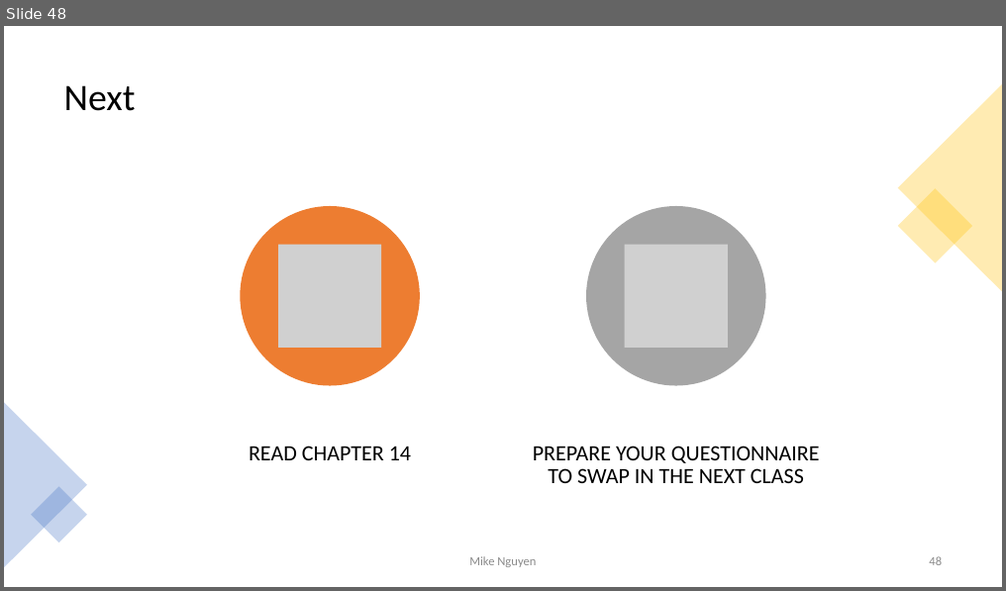
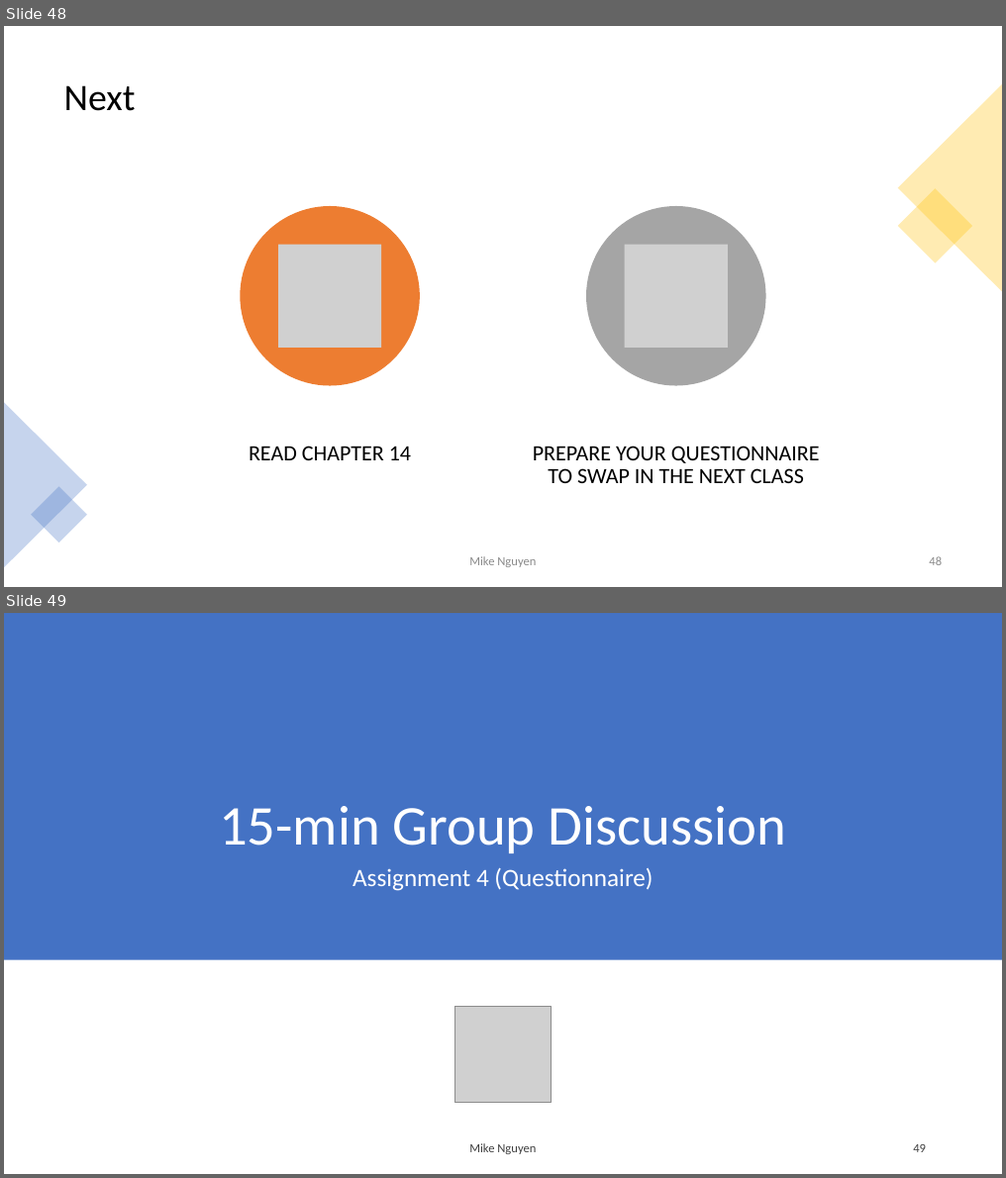
Before and after one commit to mikenguyen13/mar4050, a slide deck: lectures/6/1_Designing the Data Collection Form for Communication Data.pptx. Shown one above the other, each under a label of ours: slide 48 before the commit, slides 48 and 49 after it. The pictures are 1006x591 and 1006x1178 pixels, drawn with LibreOffice and Linux fonts; fonts in the diff are those of the drawing; grey boxes stand for pictures. Boxes give left, top, right and bottom in pixels: in the first picture for what was removed or moved away, otherwise in the second. Text is boxed around its words. In the diff, an @@ line names an element or a change of style, - is before the commit and + after.

```diff
--- a/lectures/6/1_Designing the Data Collection Form for Communication Data.pptx
+++ b/lectures/6/1_Designing the Data Collection Form for Communication Data.pptx
@@ slide 49 added at [4,613,1002,1174], background #FFFFFF @@
@@ rectangle added at [4,613,1002,960], fill #4472C4 @@
@@ title added at [219,806,787,854], 54 pt, text #FFFFFF @@
+15-min Group Discussion
@@ text added at [352,868,652,891], 24 pt, text #FFFFFF @@
+Assignment 4 (Questionnaire)
@@ picture added at [454,1007,551,1103] @@
@@ text added at [469,1144,536,1155], 12 pt, text #404040 @@
+Mike Nguyen
@@ page number added at [913,1145,926,1153], 12 pt, text #404040 @@
+49
```
Also in this commit, not shown: 1 slide changed, 2 other files.
